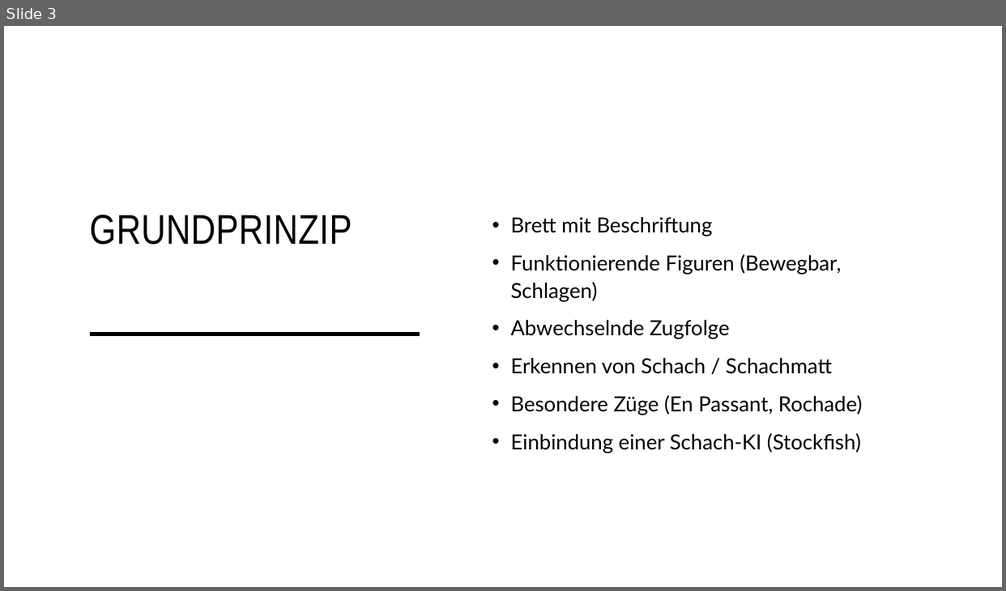
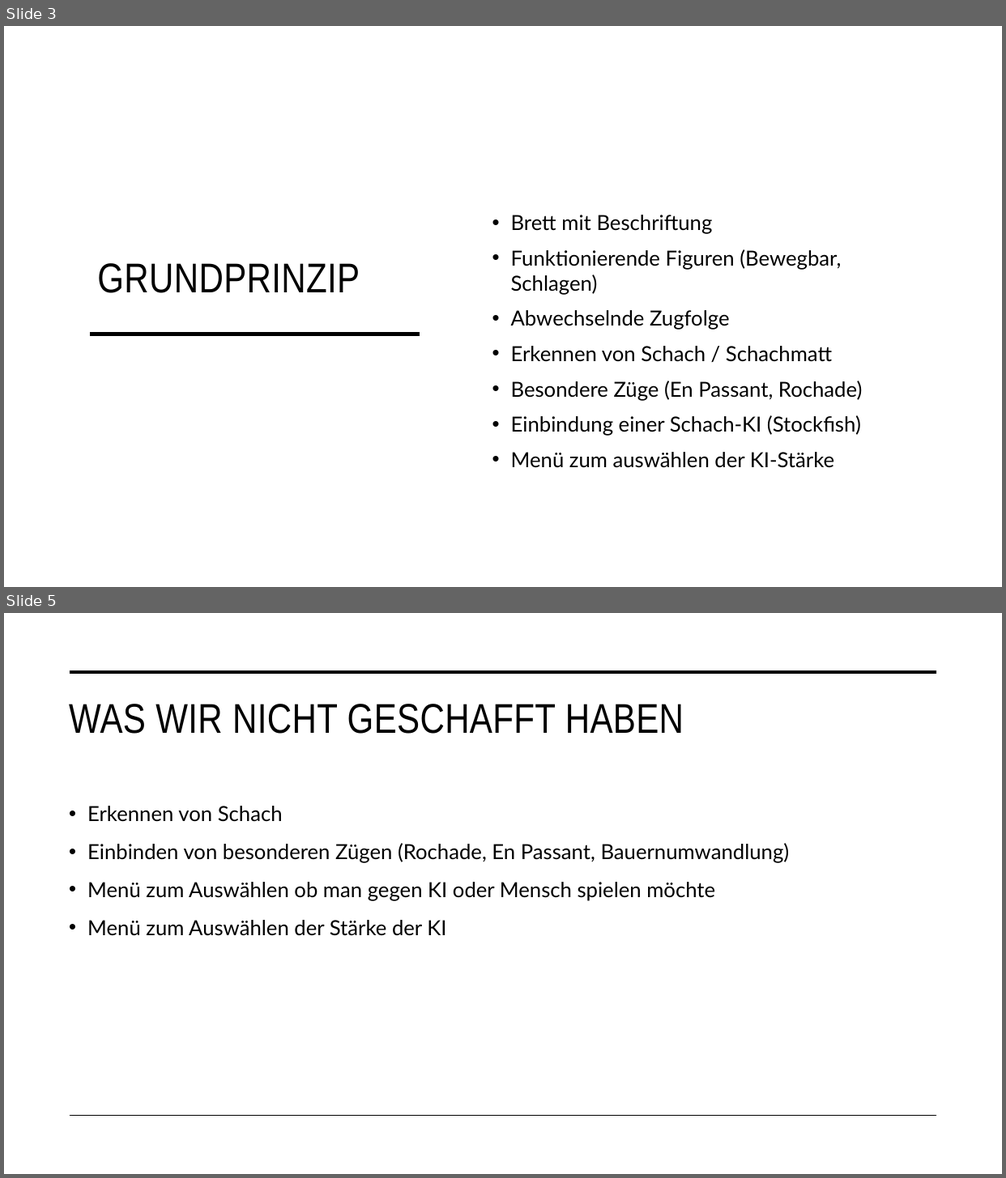
Before and after one commit to YTFirestormHD/PythonChess, a slide deck: Python Chess.pptx. Shown one above the other, each under a label of ours: slide 3 before the commit, slides 3 and 5 after it; the slides between them are not shown. The pictures are 1006x591 and 1006x1178 pixels, drawn with LibreOffice and Linux fonts; fonts in the diff are those of the drawing. Boxes give left, top, right and bottom in pixels: in the first picture for what was removed or moved away, otherwise in the second. Text is boxed around its words. In the diff, an @@ line names an element or a change of style, - is before the commit and + after.

```diff
--- a/Python Chess.pptx
+++ b/Python Chess.pptx
@@ slide 5 added at box(4, 613, 1002, 1174), background #FFFFFF @@
@@ line added from (70, 672) to (937, 672), #000000 3.5 pt @@
@@ title added at box(69, 704, 684, 734), 40 pt, text #000000 @@
+WAS WIR NICHT GESCHAFFT HABEN
@@ text added at box(87, 806, 790, 936), 20 pt, text #000000 @@
+• Erkennen von Schach
+• Einbinden von besonderen Zügen (Rochade, En Passant, Bauernumwandlung)
+• Menü zum Auswählen ob man gegen KI oder Mensch spielen möchte
+• Menü zum Auswählen der Stärke der KI
@@ line added from (70, 1116) to (937, 1116), #000000 1 pt @@
@@ slide 3 changed as well @@
@@ text at box(511, 215, 862, 436): line spacing 1.1 to 1 @@
@@ title "GRUNDPRINZIP": place and size @@
-title "GRUNDPRINZIP" at box(90, 215, 352, 245)
+title "GRUNDPRINZIP" at box(97, 263, 360, 293)
@@ text at box(511, 452, 834, 468): paragraph added @@
+• Menü zum auswählen der KI-Stärke
```
Also in this commit, not shown: 2 other slides changed, 9 other slides added, 1 slide removed.
